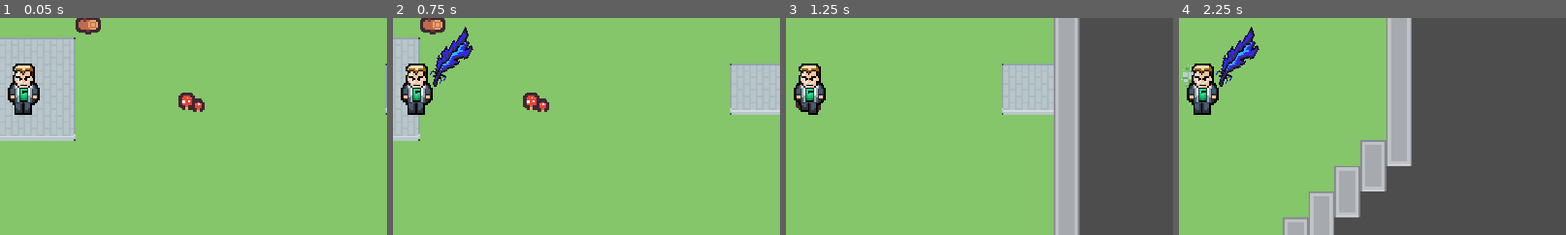
Above: before the commit, frames 1-4 (left to right).
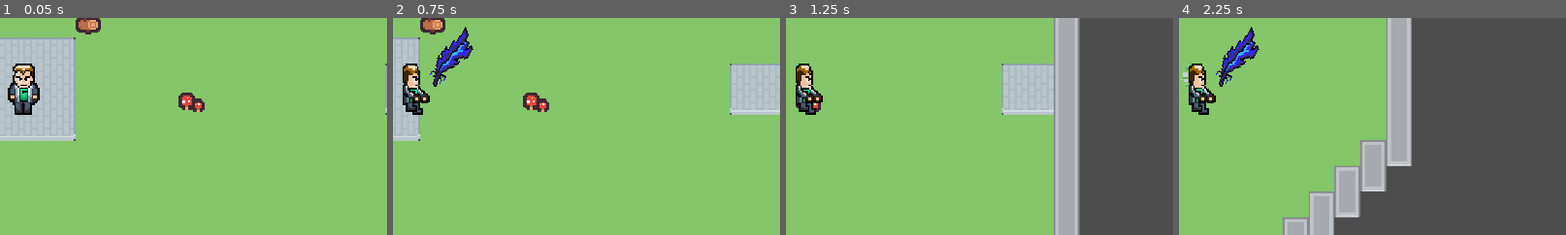
Above: after the commit, the same moments.

Repository: PhWoich/ggj-2024-manicomio
Game: Godot game, scene res://Cenas/Principal/cena_principal.tscn
Two runs of this game, one before a commit and one after it. Both use one fixed random seed, a clock stepped at 60 frames per second and the inputs below.
Inputs (mouse positions are % of the whole screen's width and height, from its top left):
- Up to frame 1 (0.05 s): no input
- Up to frame 2 (0.75 s): tap Enter at 0.5 s; move the mouse to (72, 45) at 0.52 s; hold D (Jogador_direita) from 0.53 s (still down); click (72, 45) at 0.6 s
- Up to frame 3 (1.25 s): keep holding D (Jogador_direita)
- Up to frame 4 (2.25 s): move the mouse to (30, 55) at 1.27 s; release D (Jogador_direita) at 1.28 s; hold S (Jogador_baixo) 1.28-2.03 s; tap E (jogador_adicionar_gerador) at 1.35 s; move the mouse to (60, 28) at 2.02 s; hold D (Jogador_direita) from 2.03 s (still down); click (60, 28) at 2.1 s
The pictures show only the part of the screen within x 47-97%, y 34-84%; the shares and areas given below are measured in that part.

Frame 1 is identical in both runs. In frame 2, 1.3% of the frame differs, in the area x 2-11%, y 20-45%; in frame 3, 1.3%; in frame 4, 1.3%.

Commit message:
Correção da animação do player

Diff:
--- a/Player/jogador.gd
+++ b/Player/jogador.gd
@@ -101,11 +101,13 @@
 
 func update_animation_parameter(move_input: Vector2):
 	if(move_input != Vector2.ZERO):
-		animation_tree.set('parameters/walk/blend_position', move_input)
-		animation_tree.set('parameters/idle/blend_position', move_input)
+		animation_tree['parameters/walk/blend_position'] = move_input
+		animation_tree['parameters/idle/blend_position'] = move_input
 
 func pick_new_state():
 	if(velocity != Vector2.ZERO):
-		state_machine.travel("walk")
+		animation_tree['parameters/conditions/idle'] = false
+		animation_tree['parameters/conditions/is_moving'] = true
 	else:
-		state_machine.travel("idle")
+		animation_tree['parameters/conditions/idle'] = true
+		animation_tree['parameters/conditions/is_moving'] = false
--- a/Player/jogador.tscn
+++ b/Player/jogador.tscn
@@ -8,14 +8,16 @@
 
 [sub_resource type="Animation" id="Animation_bd14m"]
 resource_name = "idle"
-tracks/0/type = "value"
-tracks/0/imported = false
-tracks/0/enabled = true
-tracks/0/path = NodePath("Sprite:frame")
-tracks/0/interp = 1
-tracks/0/loop_wrap = true
-tracks/0/keys = {
-"times": PackedFloat32Array(0, 0.5),
+length = 0.5
+loop_mode = 1
+tracks/0/type = "value"
+tracks/0/imported = false
+tracks/0/enabled = true
+tracks/0/path = NodePath("Sprite:frame")
+tracks/0/interp = 1
+tracks/0/loop_wrap = true
+tracks/0/keys = {
+"times": PackedFloat32Array(0, 0.2),
 "transitions": PackedFloat32Array(1, 1),
 "update": 1,
 "values": [6, 7]
@@ -23,14 +25,16 @@
 
 [sub_resource type="Animation" id="Animation_vsoxu"]
 resource_name = "walk_down"
-tracks/0/type = "value"
-tracks/0/imported = false
-tracks/0/enabled = true
-tracks/0/path = NodePath("Sprite:frame")
-tracks/0/interp = 1
-tracks/0/loop_wrap = true
-tracks/0/keys = {
-"times": PackedFloat32Array(0.00301853, 0.2, 0.4, 0.7),
+length = 0.8
+loop_mode = 1
+tracks/0/type = "value"
+tracks/0/imported = false
+tracks/0/enabled = true
+tracks/0/path = NodePath("Sprite:frame")
+tracks/0/interp = 1
+tracks/0/loop_wrap = true
+tracks/0/keys = {
+"times": PackedFloat32Array(0.00301853, 0.2, 0.4, 0.6),
 "transitions": PackedFloat32Array(1, 1, 1, 1),
 "update": 1,
 "values": [7, 6, 8, 6]
@@ -38,14 +42,16 @@
 
 [sub_resource type="Animation" id="Animation_vx62e"]
 resource_name = "walk_left"
-tracks/0/type = "value"
-tracks/0/imported = false
-tracks/0/enabled = true
-tracks/0/path = NodePath("Sprite:frame")
-tracks/0/interp = 1
-tracks/0/loop_wrap = true
-tracks/0/keys = {
-"times": PackedFloat32Array(0.00117005, 0.499828),
+length = 0.6
+loop_mode = 1
+tracks/0/type = "value"
+tracks/0/imported = false
+tracks/0/enabled = true
+tracks/0/path = NodePath("Sprite:frame")
+tracks/0/interp = 1
+tracks/0/loop_wrap = true
+tracks/0/keys = {
+"times": PackedFloat32Array(0.00117005, 0.3),
 "transitions": PackedFloat32Array(1, 1),
 "update": 1,
 "values": [4, 0]
@@ -53,14 +59,16 @@
 
 [sub_resource type="Animation" id="Animation_oavgf"]
 resource_name = "walk_right"
-tracks/0/type = "value"
-tracks/0/imported = false
-tracks/0/enabled = true
-tracks/0/path = NodePath("Sprite:frame")
-tracks/0/interp = 1
-tracks/0/loop_wrap = true
-tracks/0/keys = {
-"times": PackedFloat32Array(0, 0.508098),
+length = 0.6
+loop_mode = 1
+tracks/0/type = "value"
+tracks/0/imported = false
+tracks/0/enabled = true
+tracks/0/path = NodePath("Sprite:frame")
+tracks/0/interp = 1
+tracks/0/loop_wrap = true
+tracks/0/keys = {
+"times": PackedFloat32Array(0, 0.3),
 "transitions": PackedFloat32Array(1, 1),
 "update": 1,
 "values": [1, 5]
@@ -68,14 +76,16 @@
 
 [sub_resource type="Animation" id="Animation_k3inw"]
 resource_name = "walk_up"
-tracks/0/type = "value"
-tracks/0/imported = false
-tracks/0/enabled = true
-tracks/0/path = NodePath("Sprite:frame")
-tracks/0/interp = 1
-tracks/0/loop_wrap = true
-tracks/0/keys = {
-"times": PackedFloat32Array(0, 0.5),
+length = 0.6
+loop_mode = 1
+tracks/0/type = "value"
+tracks/0/imported = false
+tracks/0/enabled = true
+tracks/0/path = NodePath("Sprite:frame")
+tracks/0/interp = 1
+tracks/0/loop_wrap = true
+tracks/0/keys = {
+"times": PackedFloat32Array(0, 0.3),
 "transitions": PackedFloat32Array(1, 1),
 "update": 1,
 "values": [11, 12]
@@ -106,70 +116,70 @@
 "walk_up": SubResource("Animation_k3inw")
 }
 
-[sub_resource type="AnimationNodeAnimation" id="AnimationNodeAnimation_da5x6"]
-animation = &"idle"
-
-[sub_resource type="AnimationNodeAnimation" id="AnimationNodeAnimation_p22rl"]
-animation = &"idle"
-
-[sub_resource type="AnimationNodeAnimation" id="AnimationNodeAnimation_6812o"]
-animation = &"idle"
-
-[sub_resource type="AnimationNodeAnimation" id="AnimationNodeAnimation_su5ge"]
-animation = &"idle"
-
-[sub_resource type="AnimationNodeBlendSpace2D" id="AnimationNodeBlendSpace2D_b5qgj"]
-blend_point_0/node = SubResource("AnimationNodeAnimation_da5x6")
+[sub_resource type="AnimationNodeAnimation" id="AnimationNodeAnimation_alfqw"]
+animation = &"idle"
+
+[sub_resource type="AnimationNodeAnimation" id="AnimationNodeAnimation_4tsng"]
+animation = &"idle"
+
+[sub_resource type="AnimationNodeAnimation" id="AnimationNodeAnimation_spawh"]
+animation = &"idle"
+
+[sub_resource type="AnimationNodeAnimation" id="AnimationNodeAnimation_3acaq"]
+animation = &"idle"
+
+[sub_resource type="AnimationNodeBlendSpace2D" id="AnimationNodeBlendSpace2D_u3di8"]
+blend_point_0/node = SubResource("AnimationNodeAnimation_alfqw")
 blend_point_0/pos = Vector2(0, 1)
-blend_point_1/node = SubResource("AnimationNodeAnimation_p22rl")
-blend_point_1/pos = Vector2(1, 0)
-blend_point_2/node = SubResource("AnimationNodeAnimation_6812o")
-blend_point_2/pos = Vector2(0, -1)
-blend_point_3/node = SubResource("AnimationNodeAnimation_su5ge")
+blend_point_1/node = SubResource("AnimationNodeAnimation_4tsng")
+blend_point_1/pos = Vector2(0, -1)
+blend_point_2/node = SubResource("AnimationNodeAnimation_spawh")
+blend_point_2/pos = Vector2(1, 0)
+blend_point_3/node = SubResource("AnimationNodeAnimation_3acaq")
+blend_point_3/pos = Vector2(-1, 0)
+
+[sub_resource type="AnimationNodeAnimation" id="AnimationNodeAnimation_6ka8b"]
+animation = &"walk_down"
+
+[sub_resource type="AnimationNodeAnimation" id="AnimationNodeAnimation_mteel"]
+animation = &"walk_up"
+
+[sub_resource type="AnimationNodeAnimation" id="AnimationNodeAnimation_xeb5e"]
+animation = &"walk_right"
+
+[sub_resource type="AnimationNodeAnimation" id="AnimationNodeAnimation_73686"]
+animation = &"walk_left"
+
+[sub_resource type="AnimationNodeBlendSpace2D" id="AnimationNodeBlendSpace2D_65d3m"]
+blend_point_0/node = SubResource("AnimationNodeAnimation_6ka8b")
+blend_point_0/pos = Vector2(0, 0.9)
+blend_point_1/node = SubResource("AnimationNodeAnimation_mteel")
+blend_point_1/pos = Vector2(0, -0.9)
+blend_point_2/node = SubResource("AnimationNodeAnimation_xeb5e")
+blend_point_2/pos = Vector2(1, 0)
+blend_point_3/node = SubResource("AnimationNodeAnimation_73686")
 blend_point_3/pos = Vector2(-1, 0)
 blend_mode = 1
 
-[sub_resource type="AnimationNodeAnimation" id="AnimationNodeAnimation_pk2n8"]
-animation = &"walk_down"
-
-[sub_resource type="AnimationNodeAnimation" id="AnimationNodeAnimation_fpx6t"]
-animation = &"walk_up"
-
-[sub_resource type="AnimationNodeAnimation" id="AnimationNodeAnimation_631fj"]
-animation = &"walk_left"
-
-[sub_resource type="AnimationNodeAnimation" id="AnimationNodeAnimation_p108y"]
-animation = &"walk_right"
-
-[sub_resource type="AnimationNodeBlendSpace2D" id="AnimationNodeBlendSpace2D_b7ny1"]
-blend_point_0/node = SubResource("AnimationNodeAnimation_pk2n8")
-blend_point_0/pos = Vector2(0, 1.1)
-blend_point_1/node = SubResource("AnimationNodeAnimation_fpx6t")
-blend_point_1/pos = Vector2(0, -1.1)
-blend_point_2/node = SubResource("AnimationNodeAnimation_631fj")
-blend_point_2/pos = Vector2(-1, 0)
-blend_point_3/node = SubResource("AnimationNodeAnimation_p108y")
-blend_point_3/pos = Vector2(1, 0)
-min_space = Vector2(-1, -1.1)
-max_space = Vector2(1, 1.1)
-blend_mode = 1
-
-[sub_resource type="AnimationNodeStateMachineTransition" id="AnimationNodeStateMachineTransition_ph1ai"]
+[sub_resource type="AnimationNodeStateMachineTransition" id="AnimationNodeStateMachineTransition_nwc4v"]
 advance_mode = 2
 
-[sub_resource type="AnimationNodeStateMachineTransition" id="AnimationNodeStateMachineTransition_3p56s"]
-switch_mode = 2
-
-[sub_resource type="AnimationNodeStateMachineTransition" id="AnimationNodeStateMachineTransition_4pioi"]
-switch_mode = 2
-
-[sub_resource type="AnimationNodeStateMachine" id="AnimationNodeStateMachine_vblm3"]
-states/Start/position = Vector2(185, 100.062)
-states/idle/node = SubResource("AnimationNodeBlendSpace2D_b5qgj")
-states/idle/position = Vector2(320, 100.031)
-states/walk/node = SubResource("AnimationNodeBlendSpace2D_b7ny1")
-states/walk/position = Vector2(466.5, 100.016)
-transitions = ["Start", "idle", SubResource("AnimationNodeStateMachineTransition_ph1ai"), "idle", "walk", SubResource("AnimationNodeStateMachineTransition_3p56s"), "walk", "idle", SubResource("AnimationNodeStateMachineTransition_4pioi")]
+[sub_resource type="AnimationNodeStateMachineTransition" id="AnimationNodeStateMachineTransition_vsxa4"]
+advance_mode = 2
+advance_condition = &"is_moving"
+
+[sub_resource type="AnimationNodeStateMachineTransition" id="AnimationNodeStateMachineTransition_yhwqq"]
+advance_mode = 2
+advance_condition = &"idle"
+
+[sub_resource type="AnimationNodeStateMachine" id="AnimationNodeStateMachine_ox7kp"]
+states/End/position = Vector2(663, 100.875)
+states/idle/node = SubResource("AnimationNodeBlendSpace2D_u3di8")
+states/idle/position = Vector2(346, 105.5)
+states/walk/node = SubResource("AnimationNodeBlendSpace2D_65d3m")
+states/walk/position = Vector2(514, 104.5)
+transitions = ["Start", "idle", SubResource("AnimationNodeStateMachineTransition_nwc4v"), "idle", "walk", SubResource("AnimationNodeStateMachineTransition_vsxa4"), "walk", "idle", SubResource("AnimationNodeStateMachineTransition_yhwqq")]
+graph_offset = Vector2(50.43, 0)
 
 [node name="Jogador" type="CharacterBody2D"]
 script = ExtResource("1_dk5mm")
@@ -180,7 +190,7 @@
 texture = ExtResource("2_c5m5h")
 hframes = 4
 vframes = 4
-frame = 7
+frame = 6
 
 [node name="CollisionShape2D" type="CollisionShape2D" parent="."]
 position = Vector2(0, 1.5)
@@ -203,17 +213,22 @@
 rotation = 2.70526
 
 [node name="AnimationPlayer" type="AnimationPlayer" parent="."]
+reset_on_save = false
 libraries = {
 "": SubResource("AnimationLibrary_4nn2v")
 }
 
 [node name="AnimationTree" type="AnimationTree" parent="."]
+deterministic = false
+reset_on_save = false
 libraries = {
 "": SubResource("AnimationLibrary_4nn2v")
 }
-tree_root = SubResource("AnimationNodeStateMachine_vblm3")
+tree_root = SubResource("AnimationNodeStateMachine_ox7kp")
 anim_player = NodePath("../AnimationPlayer")
-parameters/idle/blend_position = Vector2(-0.00513572, 0.973753)
-parameters/walk/blend_position = Vector2(1, 1)
+parameters/conditions/idle = false
+parameters/conditions/is_moving = false
+parameters/idle/blend_position = Vector2(-0.00798839, 0.942257)
+parameters/walk/blend_position = Vector2(0, 0)
 
 [node name="RemoteTransform2D" type="RemoteTransform2D" parent="."]
